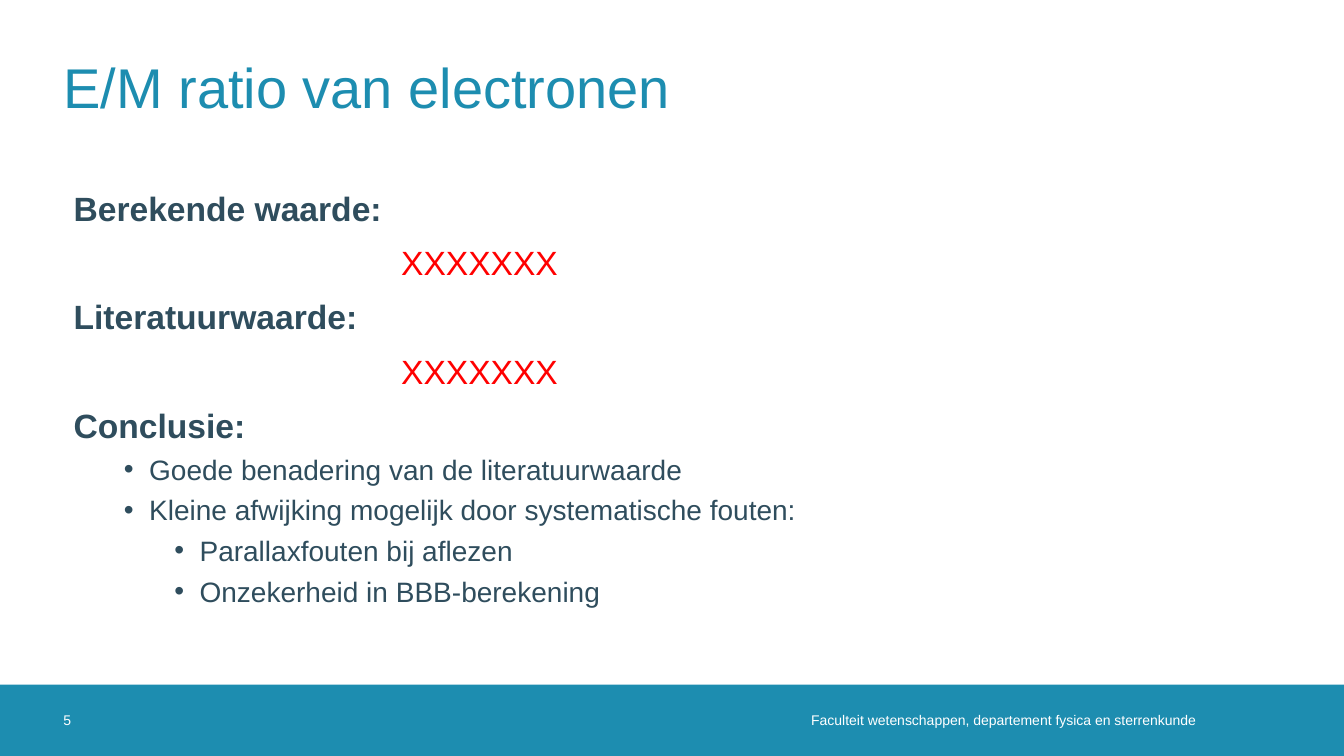
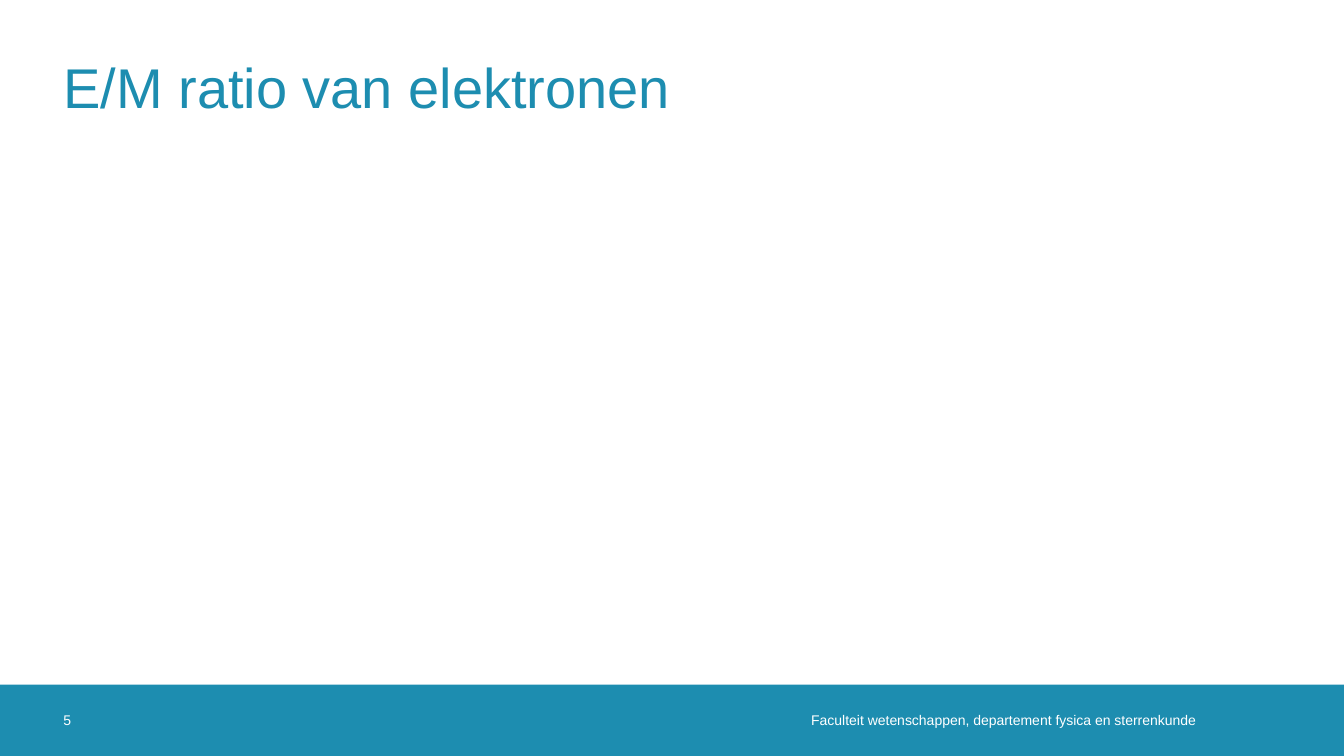
Before and after one commit to MathiMuts/Experimentele, a slide deck: slide 5 of Practicum13_(Advanced_2)/Geavanceerde-proeven.pptx. Drawn at 1344x756 pixels with LibreOffice and Linux fonts; fonts in the diff are those of the drawing; grey boxes stand for pictures; background and template pictures are left out. Boxes give left, top, right and bottom in pixels: in the first picture for what was removed or moved away, otherwise in the second. Text is boxed around its words. In the diff, an @@ line names an element or a change of style, - is before the commit and + after.

```diff
--- a/Practicum13_(Advanced_2)/Geavanceerde-proeven.pptx
+++ b/Practicum13_(Advanced_2)/Geavanceerde-proeven.pptx
@@ title at [63, 67, 670, 109]: text changed @@
-E/M ratio van electronen
+E/M ratio van elektronen
@@ text removed at [74, 196, 796, 607] @@
-Berekende waarde:
-XXXXXXX
-Literatuurwaarde:
-XXXXXXX
-Conclusie:
-  • Goede benadering van de literatuurwaarde
-  • Kleine afwijking mogelijk door systematische fouten:
-    • Parallaxfouten bij aflezen
-    • Onzekerheid in BBB-berekening
```
Also in this commit, not shown: 5 other slides changed, 2 other files.
